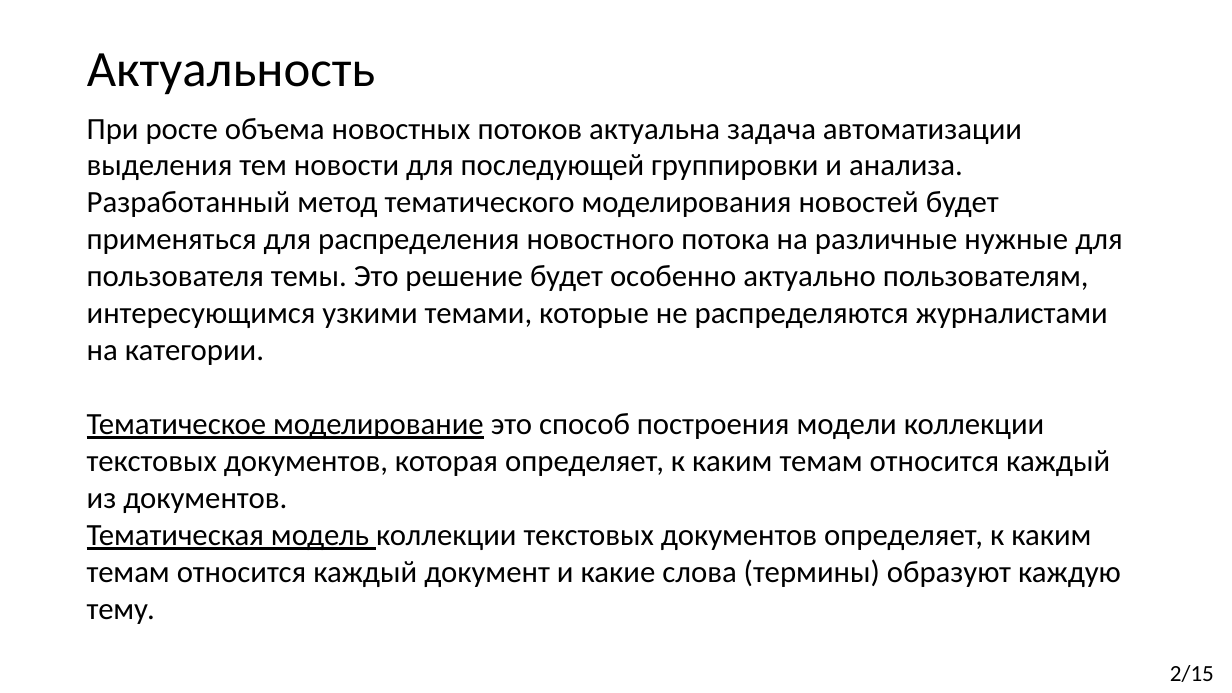
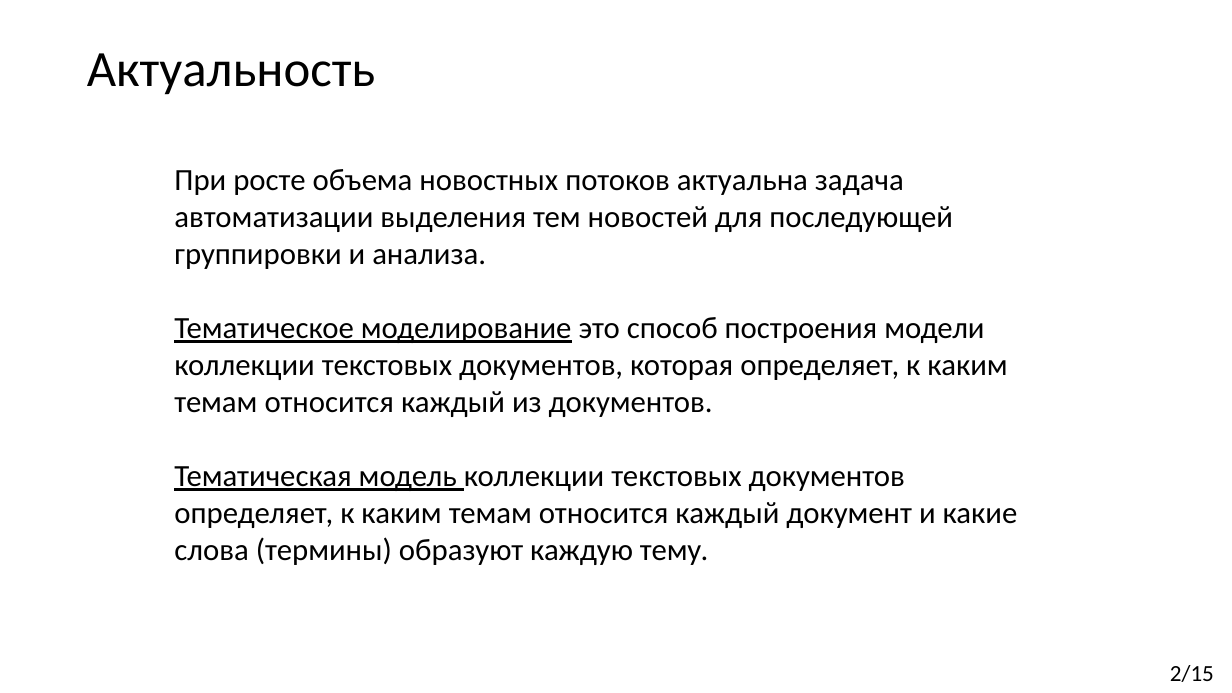
Before and after one commit to Kirmark/bachelor-qualification-work, a slide deck: slide 2 of presentation/presentation.pptx. Drawn at 1232x693 pixels with LibreOffice and Linux fonts; fonts in the diff are those of the drawing. Boxes give left, top, right and bottom in pixels: in the first picture for what was removed or moved away, otherwise in the second. Text is boxed around its words. In the diff, an @@ line names an element or a change of style, - is before the commit and + after.

```diff
--- a/presentation/presentation.pptx
+++ b/presentation/presentation.pptx
@@ text "При росте объема новостных потоков ...": place and size @@
-text "При росте объема новостных потоков ..." at [87, 118, 1123, 624]
+text "При росте объема новостных потоков ..." at [174, 169, 1018, 565]
@@ text at [174, 169, 953, 269]: text changed @@
-При росте объема новостных потоков актуальна задача автоматизации выделения тем новости для последующей группировки и анализа.
-Разработанный метод тематического моделирования новостей будет применяться для распределения новостного потока на различные нужные для пользователя темы. Это решение будет особенно актуально пользователям, интересующимся узкими темами, которые не распределяются журналистами на категории.
+При росте объема новостных потоков актуальна задача автоматизации выделения тем новостей для последующей группировки и анализа.
```
Also in this commit, not shown: 1 other file.
